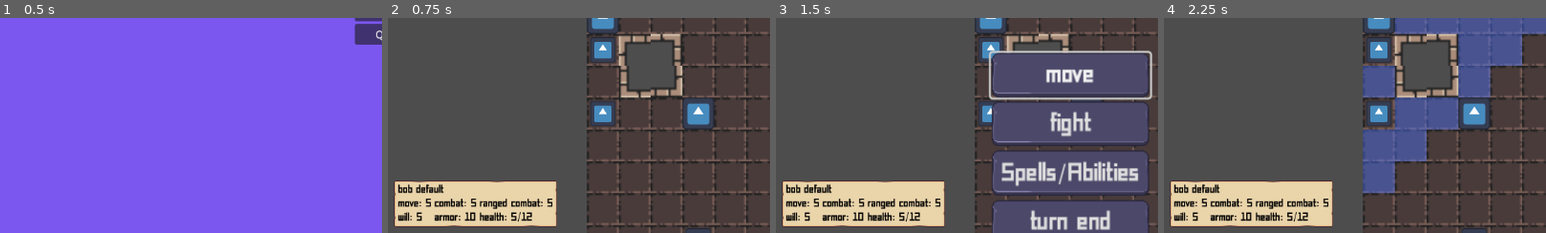
Above: before the commit, frames 1-4 (left to right).
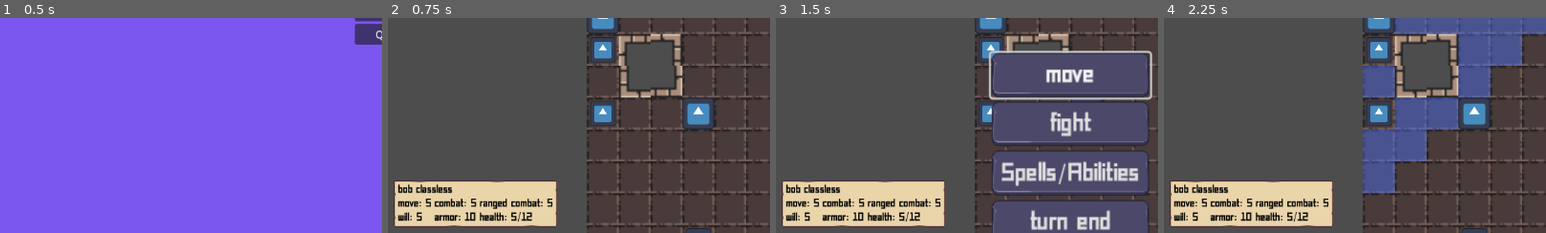
Above: after the commit, the same moments.

Repository: brianhall1313/dungeon-tactics
Game: Godot game, scene res://Scene/start_screen.tscn
The game is run twice, just before and just after one commit, with the same random seed, the same clock (stepped at 60 frames per second) and the same inputs. The engine's default icon, where the game draws it, is replaced by a stand-in: a white triangle on a blue panel in a dark square.
Inputs (mouse positions are % of the whole screen's width and height, from its top left):
- Up to frame 1 (0.5 s): no input
- Up to frame 2 (0.75 s): click "Start Demo" at 0.5 s
- Up to frame 3 (1.5 s): tap Enter at 1.25 s; move the mouse to (83, 15) at 1.27 s
- Up to frame 4 (2.25 s): click "move" at 2 s
The pictures show only the part of the screen within x 0-50%, y 50-100%; the shares and areas given below are measured in that part.

Frame 1 is identical in both runs. In frame 2, 0.2% of the frame differs, in the area x 8-17%, y 77-82%; in frame 3, 0.2%; in frame 4, 0.2%.

Commit message:
started making preparation for saving games

Diff:
--- a/Scene/Character.gd
+++ b/Scene/Character.gd
@@ -1,8 +1,9 @@
 extends AnimatedSprite2D
 
+@export var character_name:String="Default"
 @export var default_position:Vector2i=Vector2i(0,0)
 @export var grid_position:Vector2i
-@export var job:String='default'
+@export var job:String="classless"
 @export var tags:Array=['humanoid']
 @export var move:int = 5
 @export var combat:int = 5
@@ -21,10 +22,10 @@
 @export var spells:Array=["Elemental Bolt",'Summon Undead','Heal']
 @export var abilities:Array=[]
 @export var experience:int=0
+@export var level:int=0
 @export var inventory:Array=[]
 @export var status:Array=[]
 @export var faction:String
-@export var character_name:String='Default'
 @export var turn_tracker:Dictionary={'moved':false,'action':false,'turn_complete':false}
 var previous_position:Vector2
 var previous_position_coor:Vector2i
@@ -185,3 +186,18 @@
 				self.armor+=equipment[x]["bonus"]
 			if equipment[x].has("move_modifier"):
 				self.move+=equipment[x]['move_modifier']
+
+
+func export_save_data():
+	var data:Dictionary={
+		"character_name":self.character_name,
+		"job":self.job,
+		"tags":self.tags.duplicate(),
+		"equipment":self.equipment.duplicate(true),
+		"spells":self.spells.duplicate(),
+		"abilities":self.abilities.duplicate(),
+		"experience":self.experience,
+		"level":self.level,
+		"inventory":self.inventory.duplicate(),
+	}
+	return data
